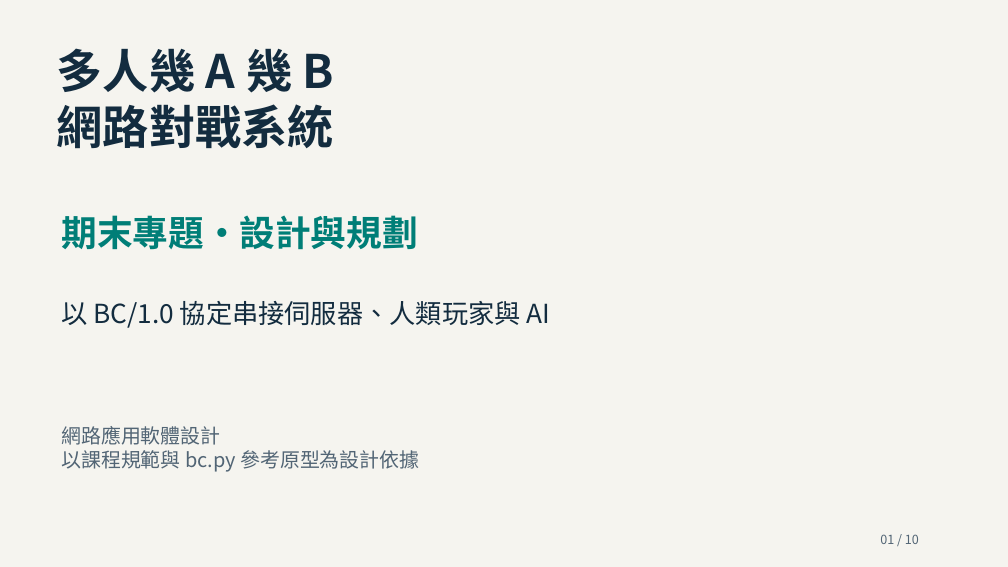
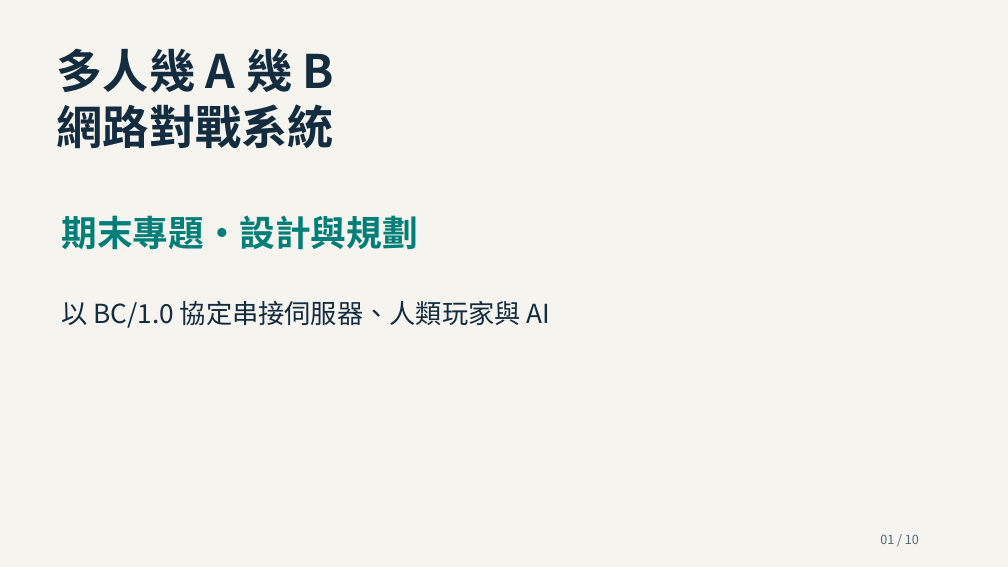
Before and after one commit to shouxuan0201/Network_application_software_design, a slide deck: slide 1 of presentation/期末專題_設計與規劃.pptx. Drawn at 1008x567 pixels with LibreOffice and Linux fonts; fonts in the diff are those of the drawing. Boxes give left, top, right and bottom in pixels: in the first picture for what was removed or moved away, otherwise in the second. Text is boxed around its words. In the diff, an @@ line names an element or a change of style, - is before the commit and + after.

```diff
--- a/presentation/期末專題_設計與規劃.pptx
+++ b/presentation/期末專題_設計與規劃.pptx
@@ text removed at (61, 426, 419, 472) @@
-網路應用軟體設計
-以課程規範與 bc.py 參考原型為設計依據
```
Also in this commit, not shown: 3 other slides changed, 1 other file.
